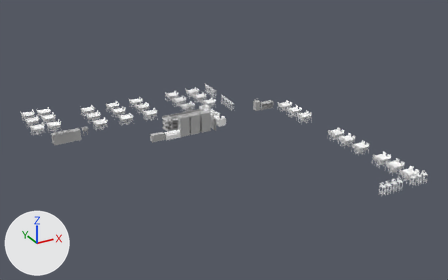
Renders of the FBX model OP_BenLabs/Assets/OccAssets/Visuals/Models/MOD_Cafeteria/Chairs and Mini Store.fbx from each side of a commit.
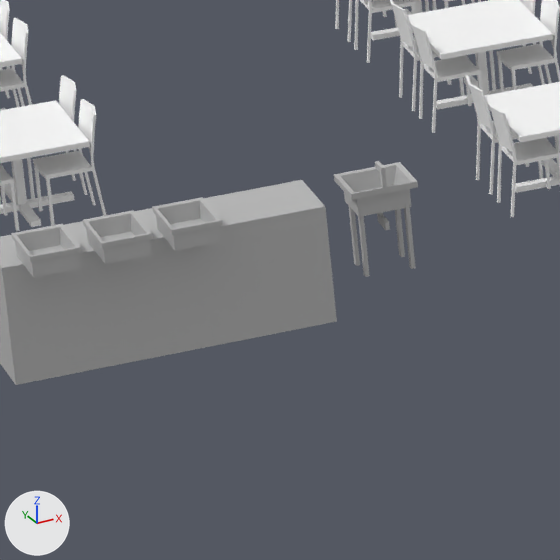
The first picture shows the older version from a 50 mm lens placed at (-36.1, -82.3, 30.4), pointed at (-3.8, -23.5, 1.0). The close-ups show the older and then the newer version on the part from 12% to 22% of the width and 40% to 57% of the height of that picture. Only the edits that show in the close-ups are written down. The lights are fixed; the arrows at lower left show +X, +Y and +Z. Where no turn or scale is listed for an object, it has been applied to the vertices.

Objects in the first close-up: 'MOD_Caf_Chair3.013', 'MOD_Caf_Chair3.014', 'MOD_Caf_Chair4.013', 'MOD_Caf_Chair4.017', 'MOD_Caf_Table.013', 'MOD_Caf_Table.014', 'MOD_Caf_Table.017', 'Sink2', 'Trash', 'Tray', 'Tray1', 'Tray2' and 13 more.
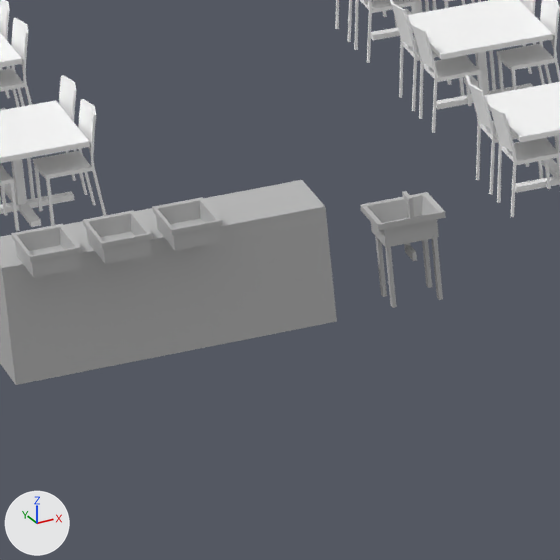
The newer file is also turned or shifted as a whole; pictures and numbers use the older file's frame.

Pixel boxes (x1, y1, x2, y2) of what changed, in the close-ups (560 x 560 px):
'Sink2', moved: before (334, 161, 418, 277); after (361, 191, 446, 308)

What the commit changed:
Object 'Sink2' (ob_sink2) moves from (-17.01, -11.95, 0.66) to (-17.01, -12.89, 0.66).
